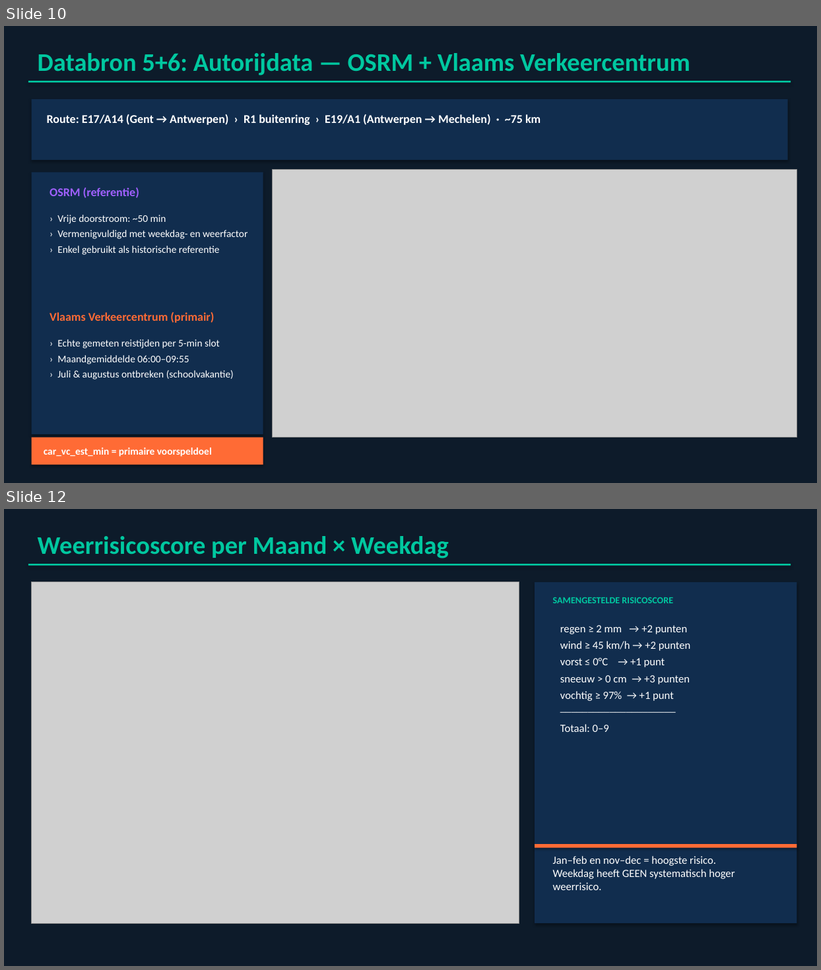
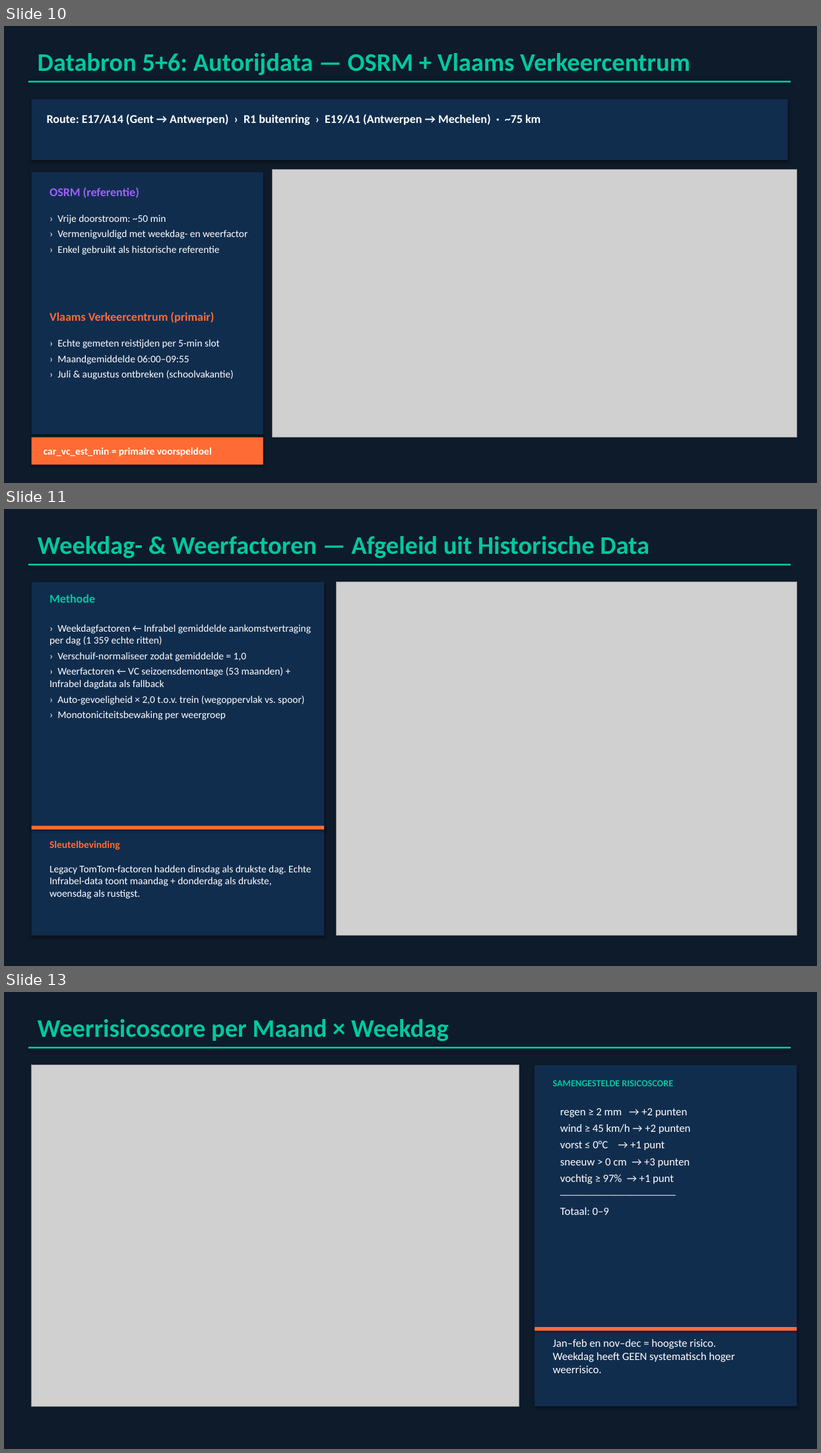
Before and after one commit to MaximeMylle/trafic_forecast_datascience, a slide deck: Gent_Mechelen_Presentatie.pptx. Shown one above the other, each under a label of ours: slides 10 and 12 before the commit, slides 10, 11 and 13 after it; the slides between them are not shown. The pictures are 821x970 and 821x1453 pixels, drawn with LibreOffice and Linux fonts; fonts in the diff are those of the drawing; grey boxes stand for pictures. Boxes give left, top, right and bottom in pixels: in the first picture for what was removed or moved away, otherwise in the second. Text is boxed around its words. In the diff, an @@ line names an element or a change of style, - is before the commit and + after.

```diff
--- a/Gent_Mechelen_Presentatie.pptx
+++ b/Gent_Mechelen_Presentatie.pptx
@@ slide 11 added at (4, 509, 817, 966), background #0D1B2A @@
@@ text added at (38, 536, 649, 559), 30 pt, text #00C8A0, bold @@
+Weekdag- & Weerfactoren — Afgeleid uit Historische Data
@@ rectangle added at (28, 564, 791, 566), fill #00C8A0 @@
@@ rectangle added at (32, 582, 324, 936), fill #112D4E @@
@@ picture added at (337, 582, 797, 936) @@
@@ text added at (50, 594, 95, 603), 14 pt, text #00C8A0, bold @@
+Methode
@@ text added at (50, 625, 311, 720), 12 pt, text #FFFFFF @@
+› Weekdagfactoren ← Infrabel gemiddelde aankomstvertraging per dag (1 359 echte ritten)
+› Verschuif-normaliseer zodat gemiddelde = 1,0
+› Weerfactoren ← VC seizoensdemontage (53 maanden) + Infrabel dagdata als fallback
+› Auto-gevoeligheid × 2,0 t.o.v. trein (wegoppervlak vs. spoor)
+› Monotoniciteitsbewaking per weergroep
@@ rectangle added at (32, 826, 324, 830), fill #FF6B35 @@
@@ text added at (50, 841, 120, 850), 12 pt, text #FF6B35, bold @@
+Sleutelbevinding
@@ text added at (50, 865, 311, 899), 12 pt, text #FFFFFF @@
+Legacy TomTom-factoren hadden dinsdag als drukste dag. Echte Infrabel-data toont maandag + donderdag als drukste, woensdag als rustigst.
@@ what was slide 12 is now slide 13 @@
```
Also in this commit, not shown: 3 slides changed, 2 other files.
